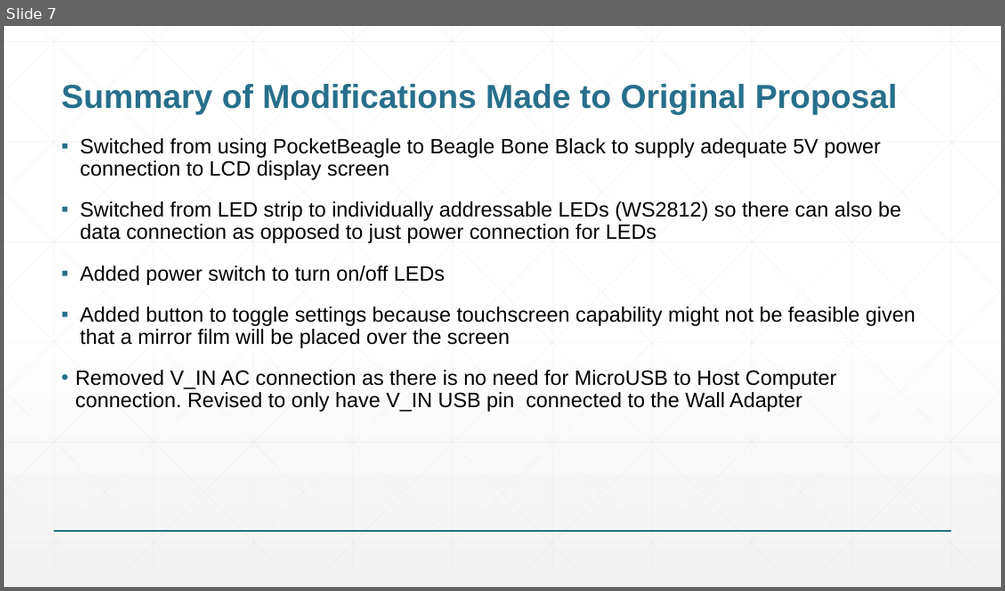
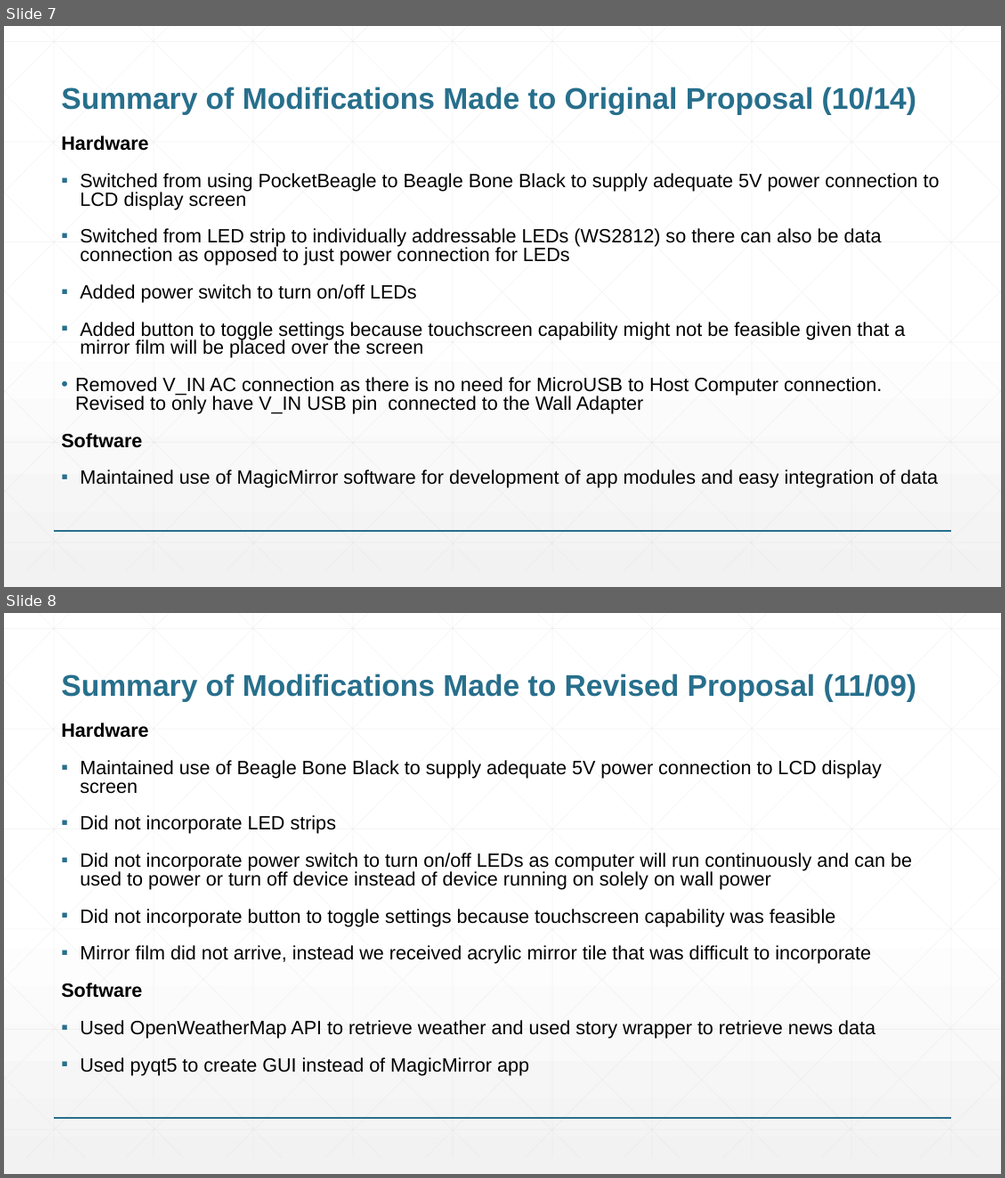
Before and after one commit to nnome/ENGI301, a slide deck: project_01/docs/Ome_ENGI301_project_proposal.pptx. Shown one above the other, each under a label of ours: slide 7 before the commit, slides 7 and 8 after it. The pictures are 1005x591 and 1005x1178 pixels, drawn with LibreOffice and Linux fonts; fonts in the diff are those of the drawing. Boxes give left, top, right and bottom in pixels: in the first picture for what was removed or moved away, otherwise in the second. Text is boxed around its words. In the diff, an @@ line names an element or a change of style, - is before the commit and + after.

Commit message:
Updated Project Proposal

```diff
--- a/project_01/docs/Ome_ENGI301_project_proposal.pptx
+++ b/project_01/docs/Ome_ENGI301_project_proposal.pptx
@@ slide 8 added at (4, 613, 1001, 1174), background gradient #FFFFFF to #F2F2F2; not listed: 47 template elements that a slide beside it also shows @@
@@ title added at (61, 674, 917, 701), 28.8 pt, text #276F8B, bold @@
+Summary of Modifications Made to Revised Proposal (11/09)
@@ text added at (61, 722, 912, 1076), 18.5 pt, text #000000 @@
+Hardware
+▪ Maintained use of Beagle Bone Black to supply adequate 5V power connection to LCD display screen
+▪ Did not incorporate LED strips
+▪ Did not incorporate power switch to turn on/off LEDs as computer will run continuously and can be used to power or turn off device instead of device running on solely on wall power
+▪ Did not incorporate button to toggle settings because touchscreen capability was feasible
+▪ Mirror film did not arrive, instead we received acrylic mirror tile that was difficult to incorporate
+Software
+▪ Used OpenWeatherMap API to retrieve weather and used story wrapper to retrieve news data
+▪ Used pyqt5 to create GUI instead of MagicMirror app
@@ slide 7 changed as well @@
@@ title at (61, 87, 916, 114): text changed; size 32 to 28.8 pt @@
-Summary of Modifications Made to Original Proposal
+Summary of Modifications Made to Original Proposal (10/14)
@@ text at (61, 135, 148, 151): paragraph added @@
+Hardware
@@ text at (75, 173, 939, 414): size 20 to 18.5 pt in "Switched from using PocketBeagle to Beagle Bone ...", "Switched from LED strip to individually addressable ...", "Added power switch to turn on/off LEDs", "Added button to toggle settings because touchscreen ..." and 1 more places; line spacing 0.9 to 0.8 @@
@@ text at (61, 433, 938, 488): paragraphs added @@
+Software
+▪ Maintained use of MagicMirror software for development of app modules and easy integration of data
```
Also in this commit, not shown: 4 other slides changed, 2 other slides added, 2 slides removed.
